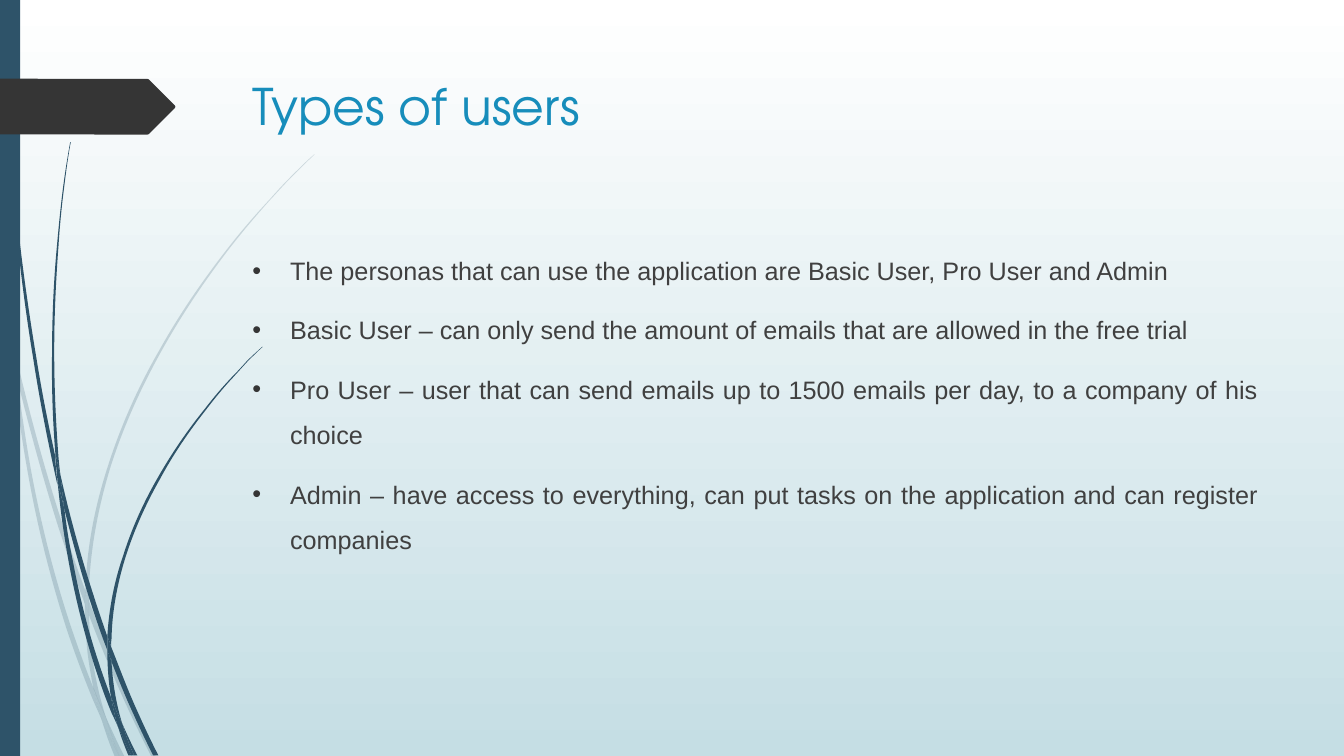
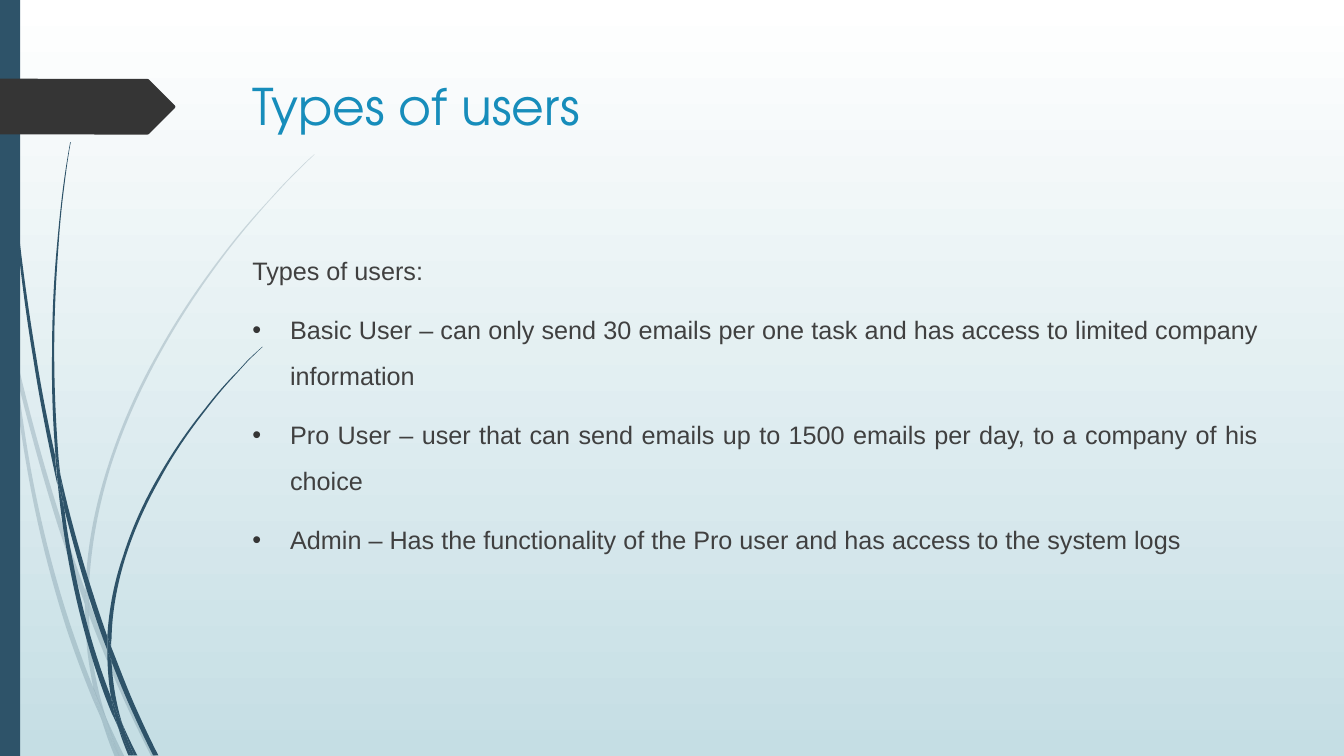
Before and after one commit to AArlauskas/Software-Engineering-Work-and-Travel, a slide deck: slide 7 of presentations/WorkAndTravelApplication.pptx. Drawn at 1344x756 pixels with LibreOffice and Linux fonts; fonts in the diff are those of the drawing. Boxes give left, top, right and bottom in pixels: in the first picture for what was removed or moved away, otherwise in the second. Text is boxed around its words. In the diff, an @@ line names an element or a change of style, - is before the commit and + after.

Commit message:
Presentation updates

```diff
--- a/presentations/WorkAndTravelApplication.pptx
+++ b/presentations/WorkAndTravelApplication.pptx
@@ text at [252, 262, 1257, 386]: text changed @@
-• The personas that can use the application are Basic User, Pro User and Admin
-• Basic User – can only send the amount of emails that are allowed in the free trial
+Types of users:
+• Basic User – can only send 30 emails per one task and has access to limited company information
@@ text at [290, 530, 1180, 554]: text changed @@
-• Admin – have access to everything, can put tasks on the application and can register companies
+• Admin – Has the functionality of the Pro user and has access to the system logs
```
Also in this commit, not shown: 2 other files.
